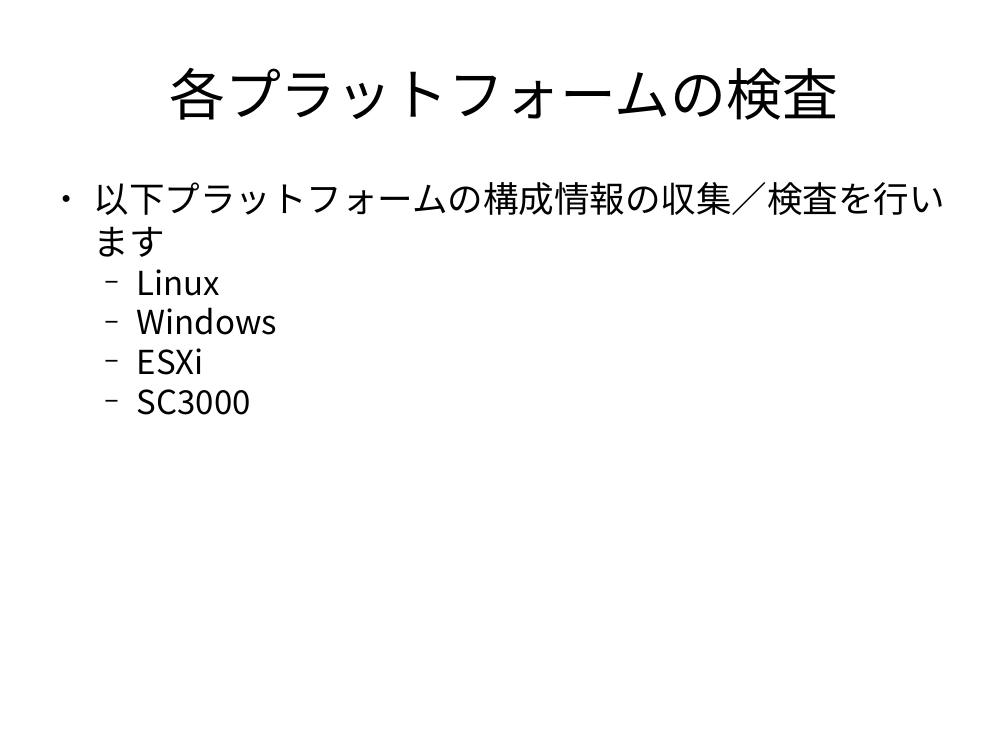
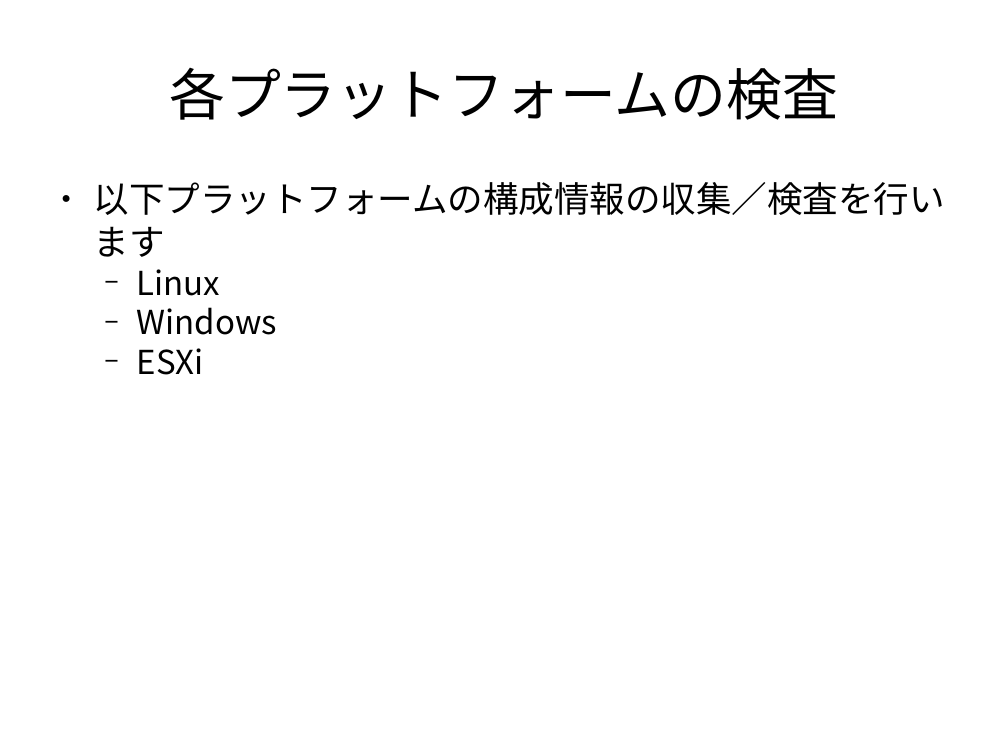
Before and after one commit to frsw3nr/gradle-server-acceptance, a slide deck: slide 16 of docs/jp/tutorial_test_pc.pptx. Drawn at 1008x756 pixels with LibreOffice and Linux fonts; fonts in the diff are those of the drawing. Boxes give left, top, right and bottom in pixels: in the first picture for what was removed or moved away, otherwise in the second. Text is boxed around its words. In the diff, an @@ line names an element or a change of style, - is before the commit and + after.

```diff
--- a/docs/jp/tutorial_test_pc.pptx
+++ b/docs/jp/tutorial_test_pc.pptx
@@ text at box(137, 389, 251, 415): paragraph removed @@
-  − SC3000
```
Also in this commit, not shown: 16 other slides changed, 8 slides added, 10 other files.
